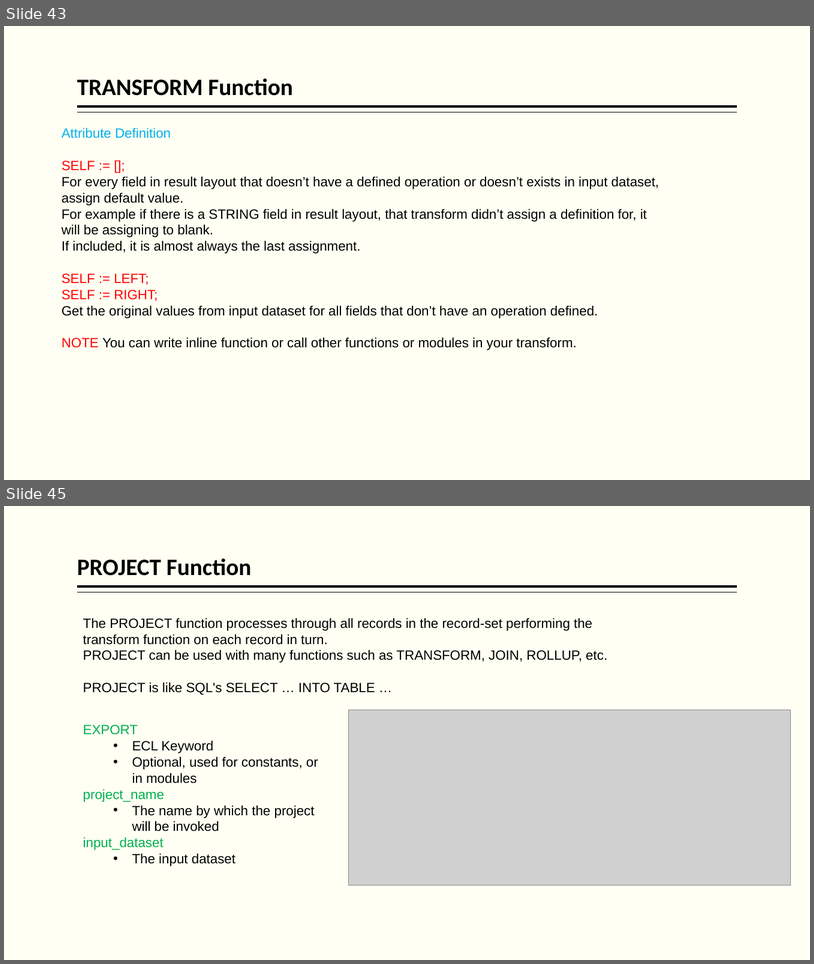
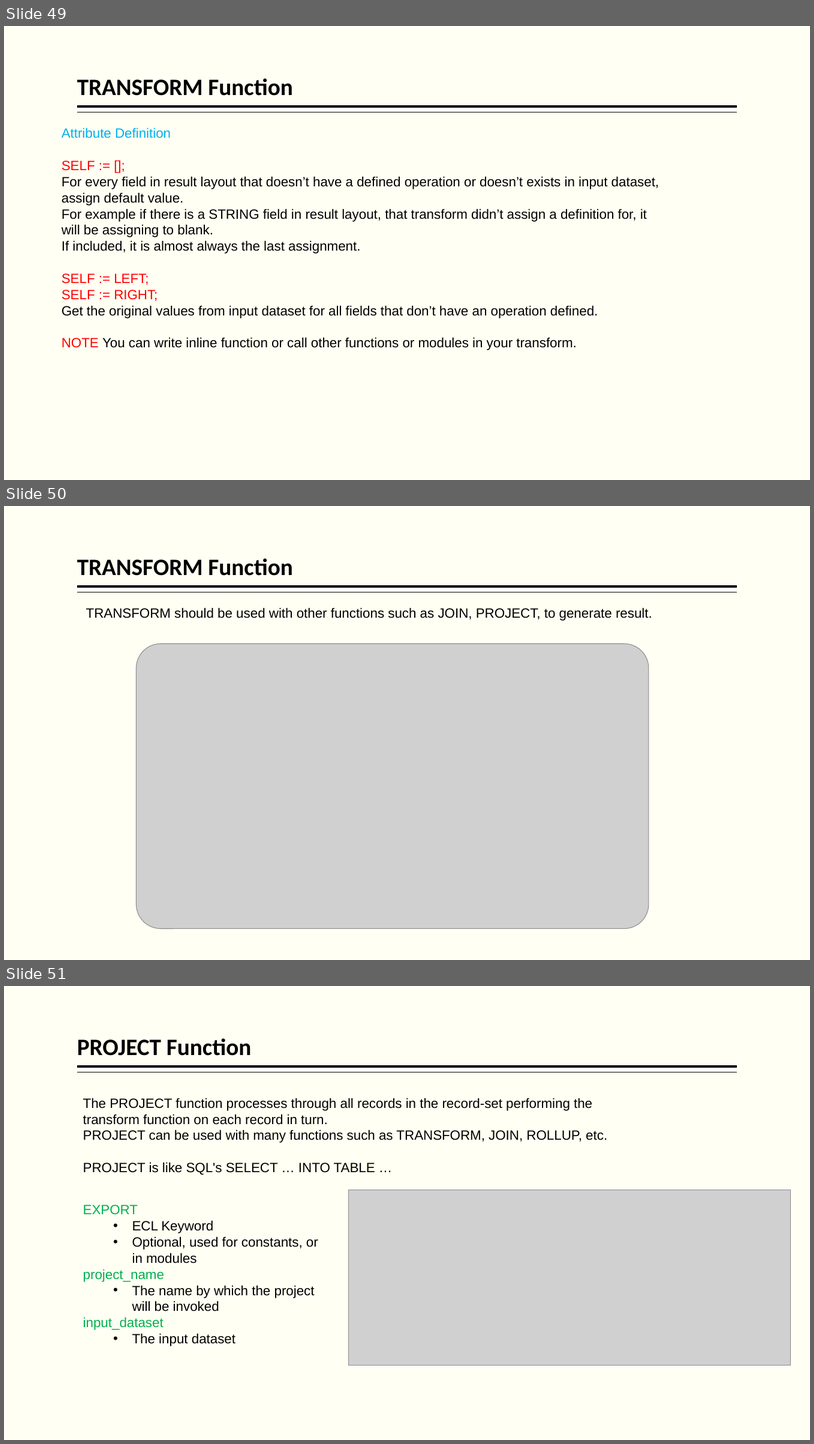
Before and after one commit to hpccsystems-solutions-lab/NCF-2021, a slide deck: BigData-ECL-NCF2021.pptx. Shown one above the other, each under a label of ours: slides 43 and 45 before the commit, slides 49, 50 and 51 after it; the slides between them are not shown. The pictures are 814x964 and 814x1444 pixels, drawn with LibreOffice and Linux fonts; fonts in the diff are those of the drawing; grey boxes stand for pictures. Boxes give left, top, right and bottom in pixels: in the first picture for what was removed or moved away, otherwise in the second. Text is boxed around its words. In the diff, an @@ line names an element or a change of style, - is before the commit and + after.

```diff
--- a/BigData-ECL-NCF2021.pptx
+++ b/BigData-ECL-NCF2021.pptx
@@ slide 50 added at <box>4,506,810,960</box>, background #FFFFF3; not listed: 2 template elements that a slide beside it also shows @@
@@ title added at <box>77,558,293,576</box>, 28 pt, text #000000, bold @@
+TRANSFORM Function
@@ text added at <box>86,607,653,621</box>, 16 pt, text #000000 @@
+TRANSFORM should be used with other functions such as JOIN, PROJECT, to generate result.
@@ picture added at <box>137,643,650,928</box> @@
@@ what was slide 43 is now slide 49 @@
@@ what was slide 45 is now slide 51 @@
```
Also in this commit, not shown: 11 slides changed, 6 other slides added, 1 slide removed, 6 other files.
